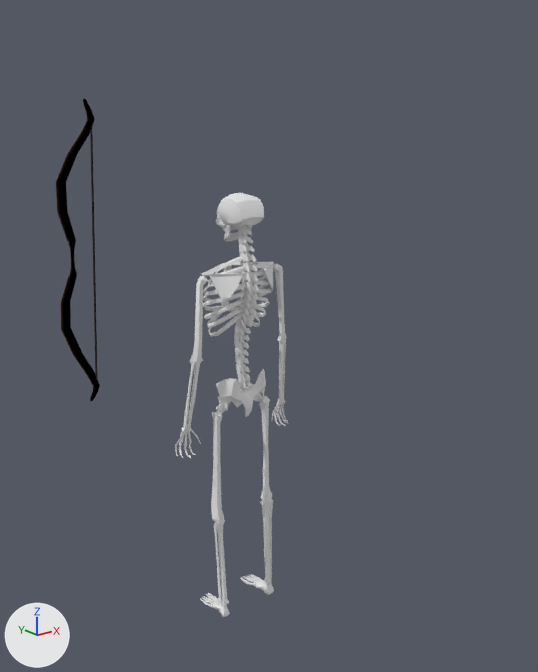
One commit to the glTF model assets/models/skeleton.glb: the scene before it, then after it.
Rendered twice from a 50 mm lens placed at (-1.74, -2.36, 2.2), pointed at (-0.09, -0.29, 1.37). The lights are fixed; the arrows at lower left show +X, +Y and +Z. The picture after the commit comes second. Vertices at exactly the same position are counted once.

Names of what the first picture shows: 'BowString.002', 'SkeletonMesh'.
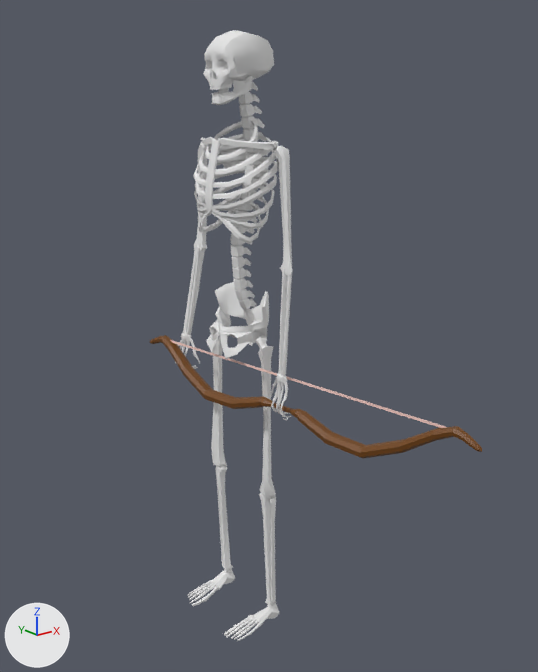
Pixel boxes [x1, y1, x2, y2] of what changed, in the pictures (538 x 672 px):
'SkeletonMesh', turned, rescaled
    before: [175, 193, 288, 617]
    after: [175, 30, 292, 641]
'BowString.002', reshaped, moved, turned, rescaled
    before: [56, 98, 100, 401]
    after: [150, 335, 482, 458]

What changed in the scene script:
```text
Change me_cube_003:
    used by ob_bowstring_002; location = (-0.514, 0.43, 1.601); rotation_euler = (-3.119, 0.0611, -0.836), in degrees (-179, 3.5, -48); scale = (-0.0674, -0.0674, -0.0674)
    remove me_cube_003.from_pydata(...)  # 215 vertices, 428 faces; spans x -1.5..0.8, y -0.3..0.3, z -9.1..9.1
    add me_cube_003.from_pydata(...)  # 215 vertices, 428 faces; spans x -0.9..0.4, y -0.1..0.1, z 0.8..0.9
    me_cube_003 part 1: the whole mesh is multiplied about its middle by the matrix ((-0.002, -0.01, 0.066), (0.016, 0.064, 0.011), (-0.065, 0.016, 0.0)), then moved by (0.1, 0.0, 0.8)
Change ob_skeletonmesh:
    ob_skeletonmesh.rotation_euler: (0.0, 0.0, 0.0) -> (0.0, 0.0, 1.571)  # degrees (0, 0, 0) -> degrees (0, 0, 90)
    ob_skeletonmesh.scale: (1.0, 1.0, 1.0) -> (1.31, 1.31, 1.31)
Change ob_bowstring_002:
    ob_bowstring_002.location: (-0.514, 0.43, 1.601) -> (0.0, 0.0, 0.0)
    ob_bowstring_002.rotation_euler: (-3.119, 0.0611, -0.836) -> (0.0, 0.0, 1.571)  # degrees (-179, 3.5, -48) -> degrees (0, 0, 90)
    ob_bowstring_002.scale: (-0.0674, -0.0674, -0.0674) -> (1.31, 1.31, 1.31)
```
